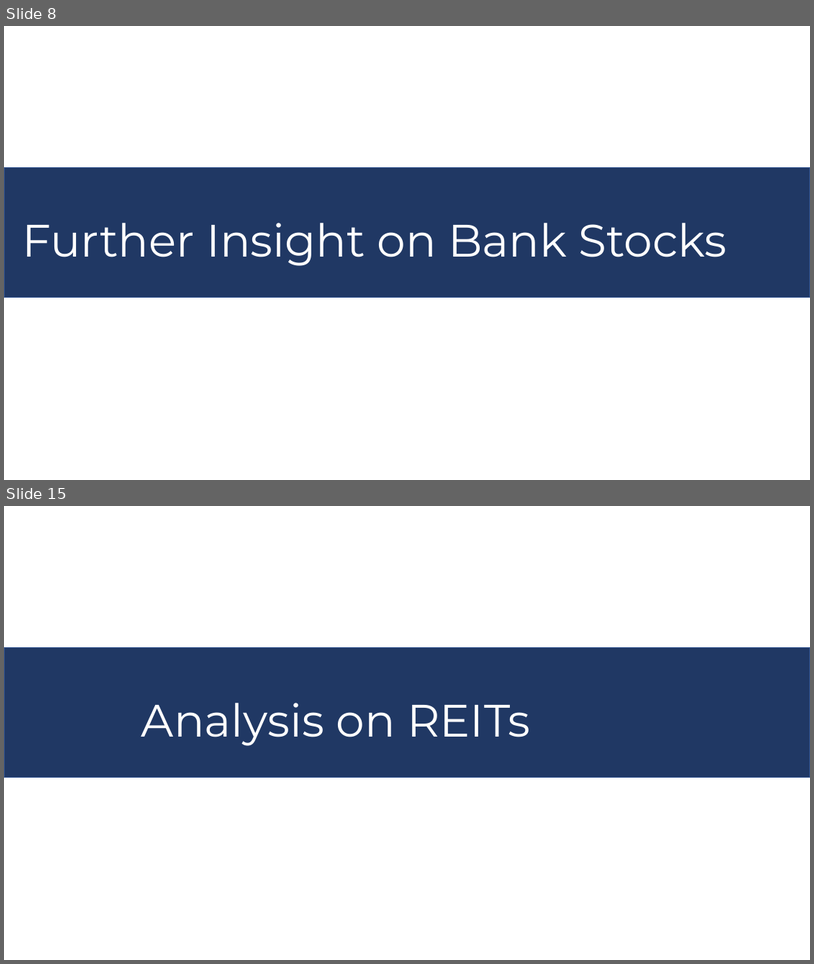
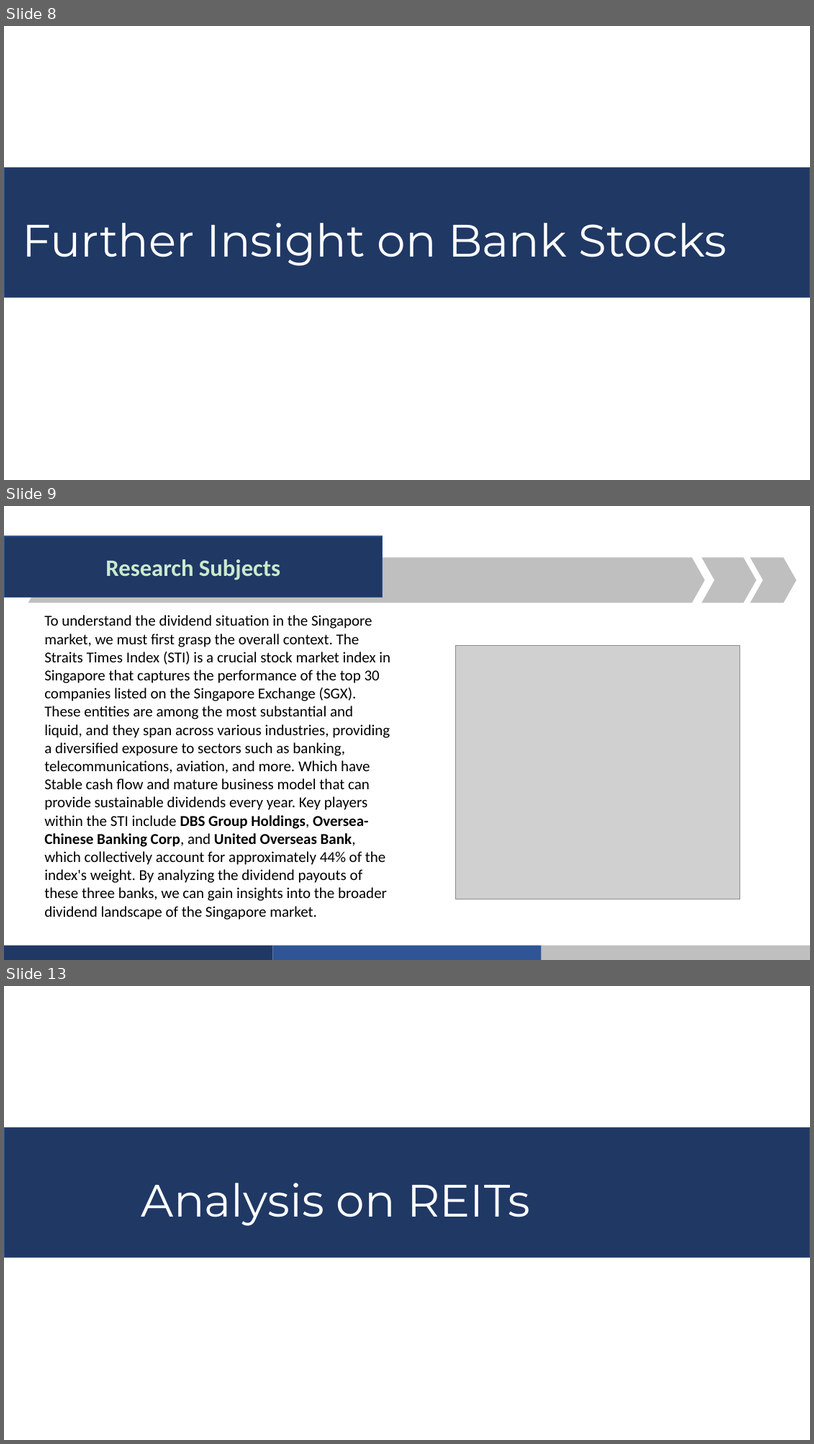
Before and after one commit to Wuvist/sgx3000, a slide deck: Group 2 Presentation.pptx. Shown one above the other, each under a label of ours: slides 8 and 15 before the commit, slides 8, 9 and 13 after it; the slides between them are not shown. The pictures are 814x964 and 814x1444 pixels, drawn with LibreOffice and Linux fonts; fonts in the diff are those of the drawing; grey boxes stand for pictures. Boxes give left, top, right and bottom in pixels: in the first picture for what was removed or moved away, otherwise in the second. Text is boxed around its words. In the diff, an @@ line names an element or a change of style, - is before the commit and + after.

```diff
--- a/Group 2 Presentation.pptx
+++ b/Group 2 Presentation.pptx
@@ slide 9 added at <box>4,506,810,960</box>, background #CAEACE @@
@@ rectangle added at <box>4,536,383,597</box>, fill #203864, outline #325491 1 pt, 28 pt, text #CAEACE, bold @@
+Research Subjects
@@ chevron added at <box>28,557,705,602</box>, fill #7CCB86 @@
@@ chevron added at <box>702,557,756,602</box>, fill #7CCB86 @@
@@ chevron added at <box>751,557,797,602</box>, fill #7CCB86 @@
@@ text added at <box>44,615,391,919</box>, 18 pt, text #000000 @@
+To understand the dividend situation in the Singapore market, we must first grasp the overall context. The Straits Times Index (STI) is a crucial stock market index in Singapore that captures the performance of the top 30 companies listed on the Singapore Exchange (SGX). These entities are among the most substantial and liquid, and they span across various industries, providing a diversified exposure to sectors such as banking, telecommunications, aviation, and more. Which have Stable cash flow and mature business model that can provide sustainable dividends every year. Key players within the STI include DBS Group Holdings, Oversea-Chinese Banking Corp, and United Overseas Bank, which collectively account for approximately 44% of the index's weight. By analyzing the dividend payouts of these three banks, we can gain insights into the broader dividend landscape of the Singapore market.
@@ picture added at <box>456,646,741,899</box> @@
@@ freeform shape added at <box>4,945,273,960</box>, fill #203864 @@
@@ freeform shape added at <box>273,945,541,960</box>, fill #2F5597 @@
@@ freeform shape added at <box>542,945,810,960</box>, fill #7CCB86 @@
@@ what was slide 15 is now slide 13 @@
```
Also in this commit, not shown: 2 slides changed, 17 other slides added, 15 slides removed.
